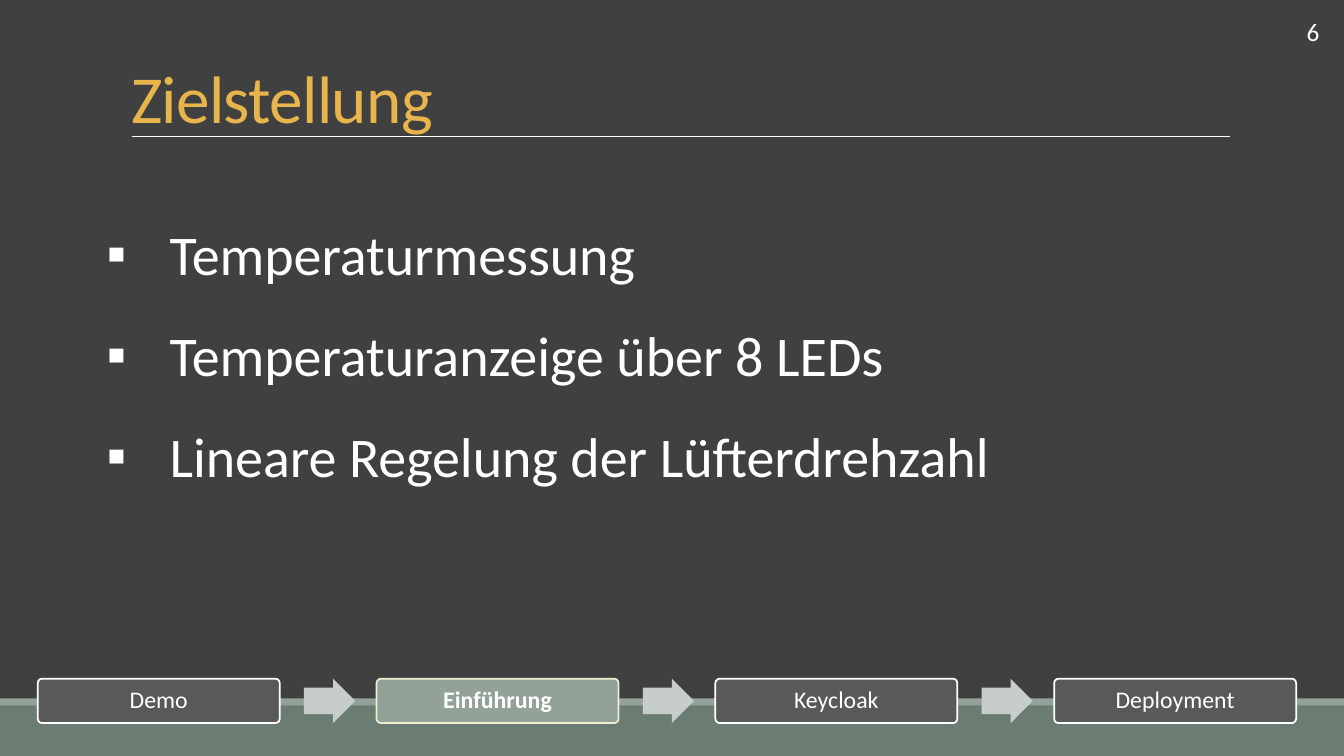
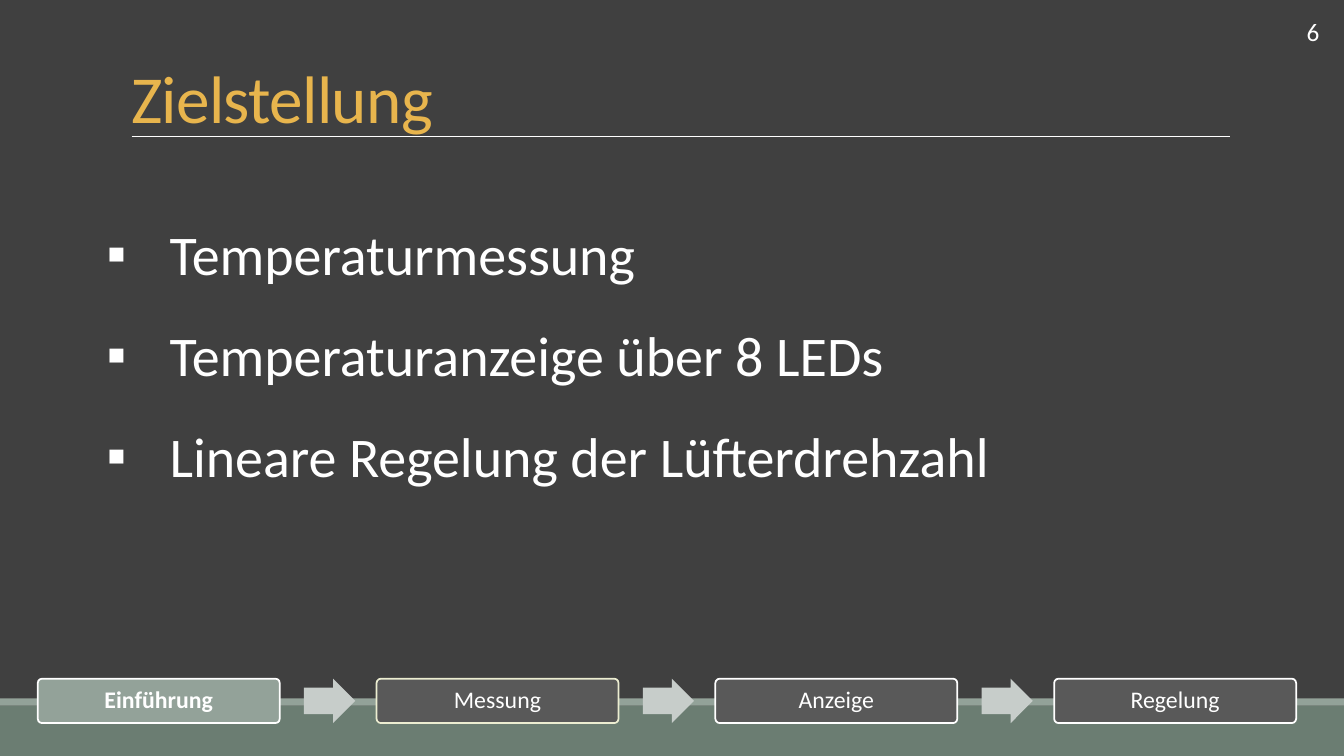
Before and after one commit to fluoxa/funWithFan, a slide deck: slide 5 of CS14FunWithLuefter/Vortrag/Thermoluefter.pptx. Drawn at 1344x756 pixels with LibreOffice and Linux fonts; fonts in the diff are those of the drawing. Boxes give left, top, right and bottom in pixels: in the first picture for what was removed or moved away, otherwise in the second. Text is boxed around its words. In the diff, an @@ line names an element or a change of style, - is before the commit and + after.

```diff
--- a/CS14FunWithLuefter/Vortrag/Thermoluefter.pptx
+++ b/CS14FunWithLuefter/Vortrag/Thermoluefter.pptx
@@ rounded rectangle at (37,679,279,723): fill #595959 to #93A299 @@
@@ text "Einführung": place and size @@
-text "Einführung" at (443,691,552,712)
+text "Einführung" at (104,691,213,712)
@@ rounded rectangle at (377,679,619,723): fill #93A299 to #595959 @@
@@ text removed at (130,692,188,708) @@
-Demo
@@ text added at (454,692,541,712), 17 pt, text #FFFFFF @@
+Messung
@@ text at (799,691,874,712): text changed @@
-Keycloak
+Anzeige
@@ text at (1131,691,1220,712): text changed @@
-Deployment
+Regelung
```
Also in this commit, not shown: 5 other slides changed, 10 slides added, 6 other files.
